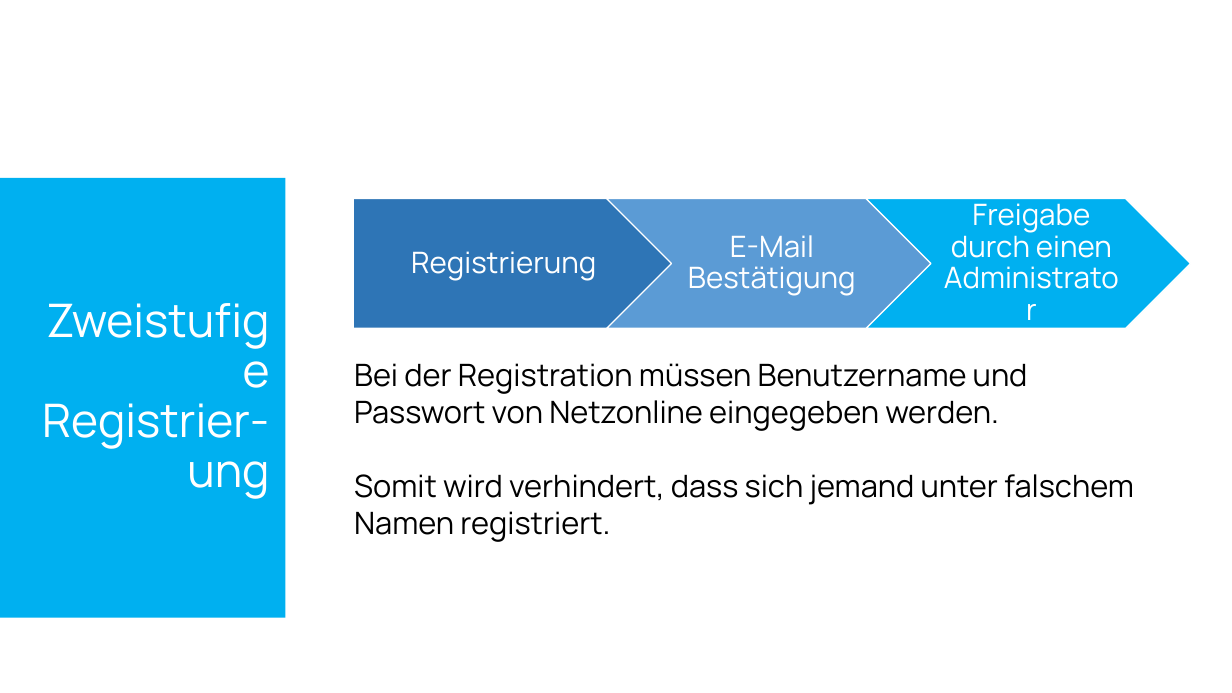
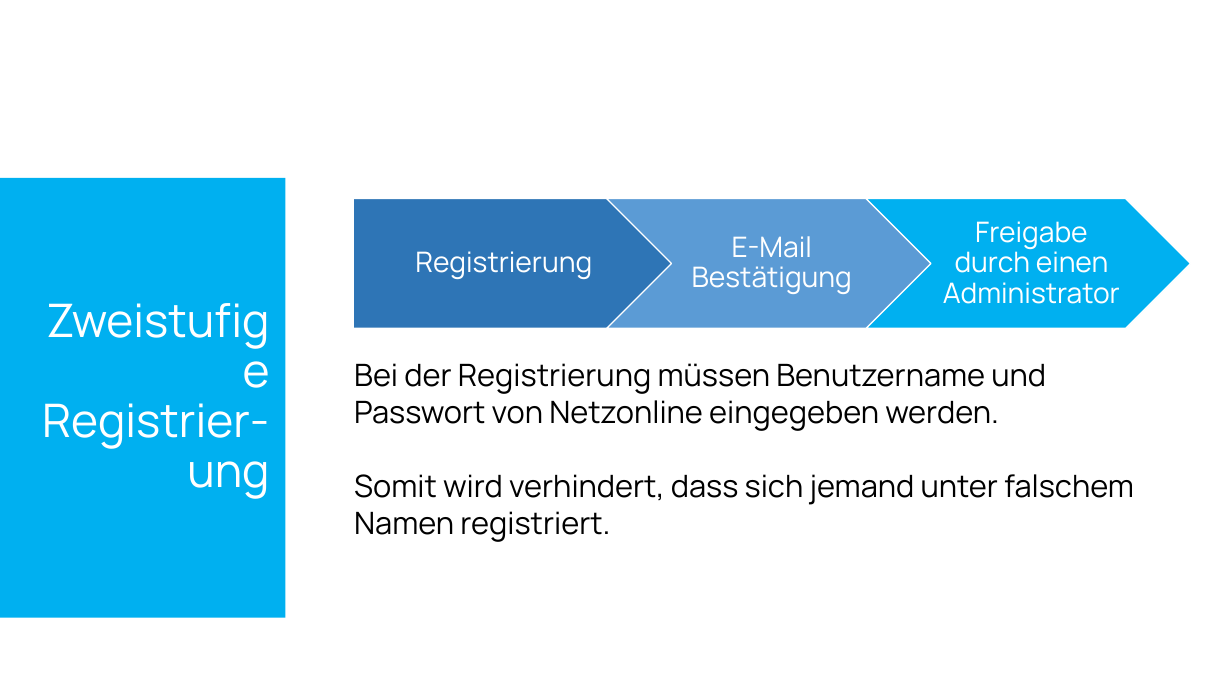
Before and after one commit to SebastianMandl/AEMS, a slide deck: slide 10 of Planung/Praesentationen/Praesentation_Firmentag.pptx. Drawn at 1232x693 pixels with LibreOffice and Linux fonts; fonts in the diff are those of the drawing; background and template pictures are left out. Boxes give left, top, right and bottom in pixels: in the first picture for what was removed or moved away, otherwise in the second. Text is boxed around its words. In the diff, an @@ line names an element or a change of style, - is before the commit and + after.

```diff
--- a/Planung/Praesentationen/Praesentation_Firmentag.pptx
+++ b/Planung/Praesentationen/Praesentation_Firmentag.pptx
@@ size 23 to 22 pt in 3 elements at bbox=[415, 251, 592, 279], bbox=[692, 236, 852, 294], bbox=[943, 221, 1120, 304] @@
@@ text at bbox=[354, 363, 1046, 431]: text changed @@
-Bei der Registration müssen Benutzername und Passwort von Netzonline eingegeben werden.
+Bei der Registrierung müssen Benutzername und Passwort von Netzonline eingegeben werden.
```
Also in this commit, not shown: 5 other slides changed, 1 other file.
